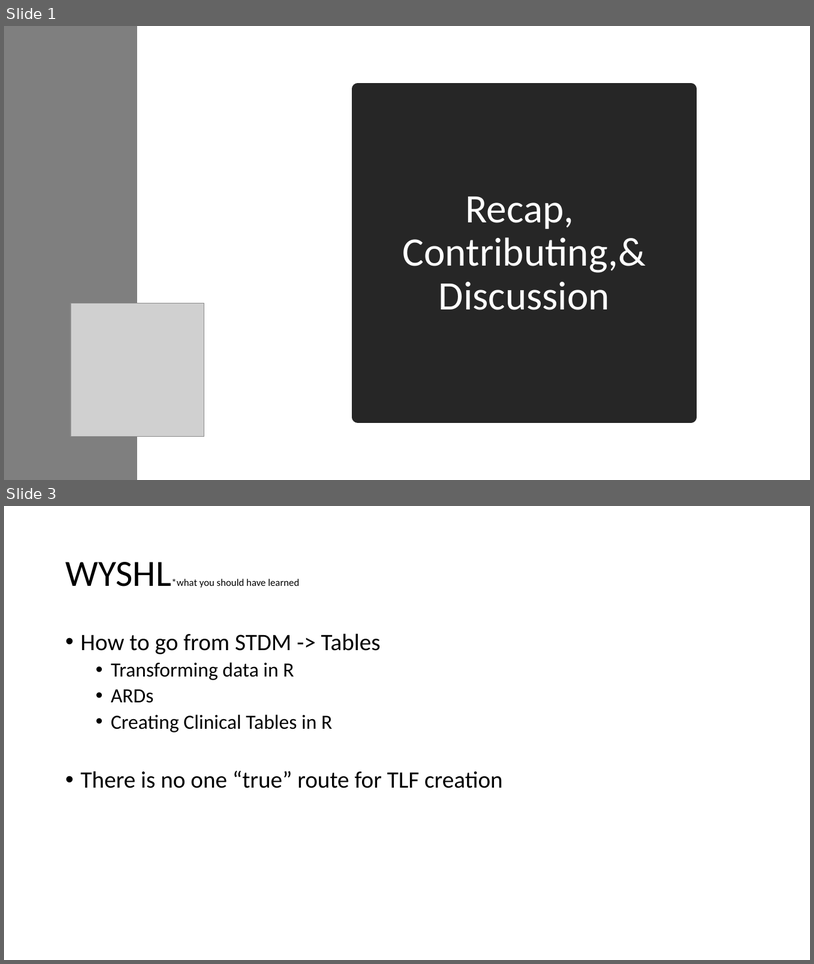
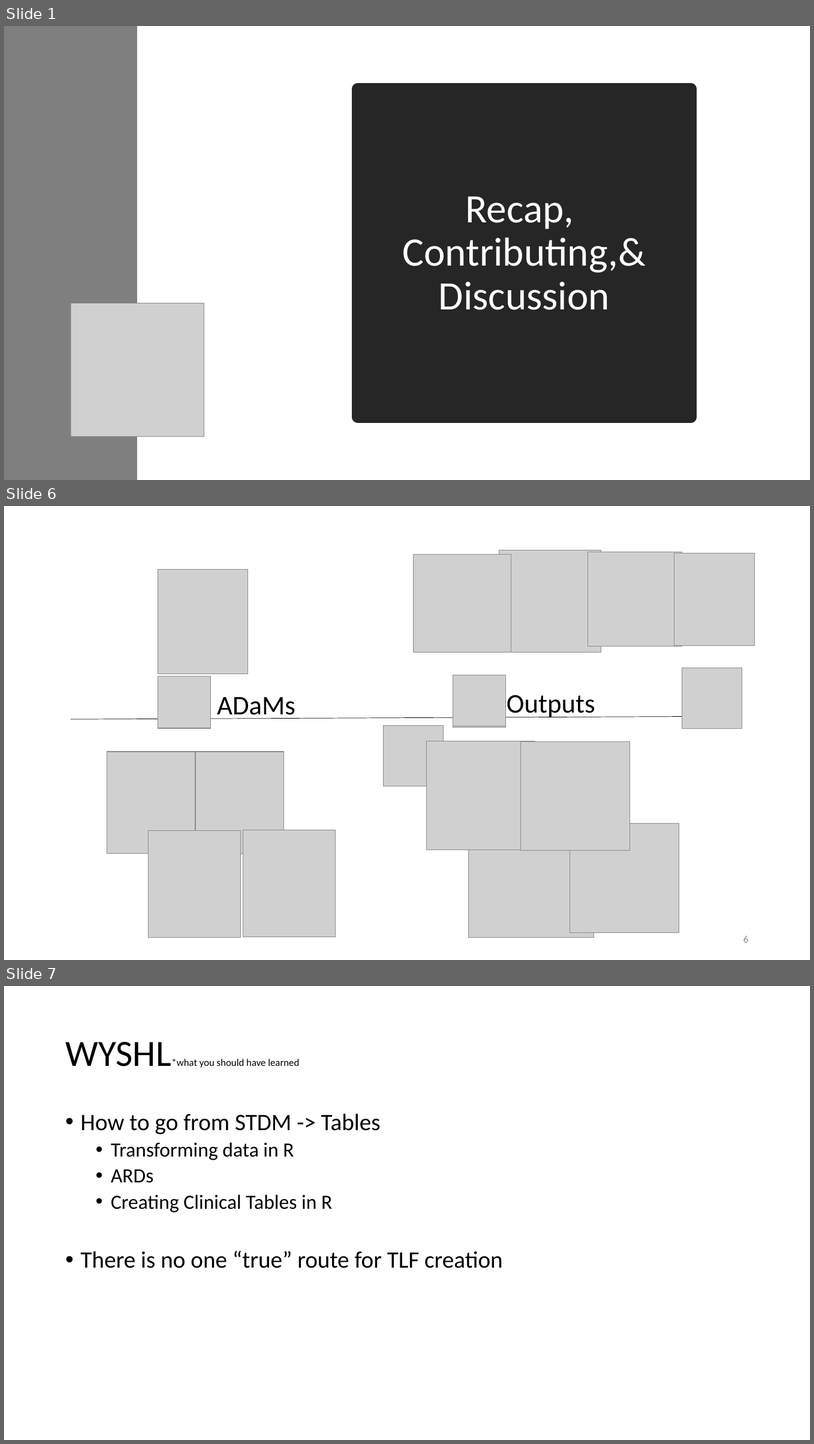
Before and after one commit to posit-conf-2024/pharmaverse, a slide deck: materials/4-Recap_Pharmaverse_Workshop/Contributing_to_the_Pharmaverse_and_Recap.pptx. Shown one above the other, each under a label of ours: slides 1 and 3 before the commit, slides 1, 6 and 7 after it; the slides between them are not shown. The pictures are 814x964 and 814x1444 pixels, drawn with LibreOffice and Linux fonts; fonts in the diff are those of the drawing; grey boxes stand for pictures. Boxes give left, top, right and bottom in pixels: in the first picture for what was removed or moved away, otherwise in the second. Text is boxed around its words. In the diff, an @@ line names an element or a change of style, - is before the commit and + after.

```diff
--- a/materials/4-Recap_Pharmaverse_Workshop/Contributing_to_the_Pharmaverse_and_Recap.pptx
+++ b/materials/4-Recap_Pharmaverse_Workshop/Contributing_to_the_Pharmaverse_and_Recap.pptx
@@ slide 6 added at box(4, 506, 810, 960), background #FFFFFF @@
@@ rectangle added at box(4, 506, 810, 960), fill #FFFFFF, outline #FFFFFF 1 pt @@
@@ picture added at box(414, 554, 512, 652) @@
@@ picture added at box(500, 550, 602, 652) @@
@@ picture added at box(588, 552, 682, 646) @@
@@ picture added at box(675, 553, 755, 646) @@
@@ picture added at box(158, 570, 248, 673) @@
@@ picture added at box(158, 677, 211, 728) @@
@@ picture added at box(158, 676, 211, 727) @@
@@ picture added at box(453, 676, 506, 727) @@
@@ picture added at box(453, 675, 506, 726) @@
@@ picture added at box(682, 668, 743, 729) @@
@@ text added at box(217, 697, 296, 719), 32 pt, text #000000 @@
+ADaMs
@@ text added at box(507, 695, 596, 717), 32 pt, text #000000 @@
+Outputs
@@ line added from (71, 719) to (682, 717), #000000 0.5 pt @@
@@ picture added at box(383, 726, 444, 786) @@
@@ picture added at box(107, 751, 195, 853) @@
@@ picture added at box(196, 751, 284, 854) @@
@@ picture added at box(427, 741, 535, 850) @@
@@ picture added at box(521, 741, 630, 850) @@
@@ picture added at box(243, 829, 336, 937) @@
@@ picture added at box(469, 812, 594, 937) @@
@@ picture added at box(570, 823, 679, 933) @@
@@ picture added at box(148, 830, 240, 937) @@
@@ page number added at box(744, 936, 749, 942), 12 pt, text #8C8C8C @@
+6
@@ what was slide 3 is now slide 7 @@
```
Also in this commit, not shown: 4 other slides added, 1 slide removed.
